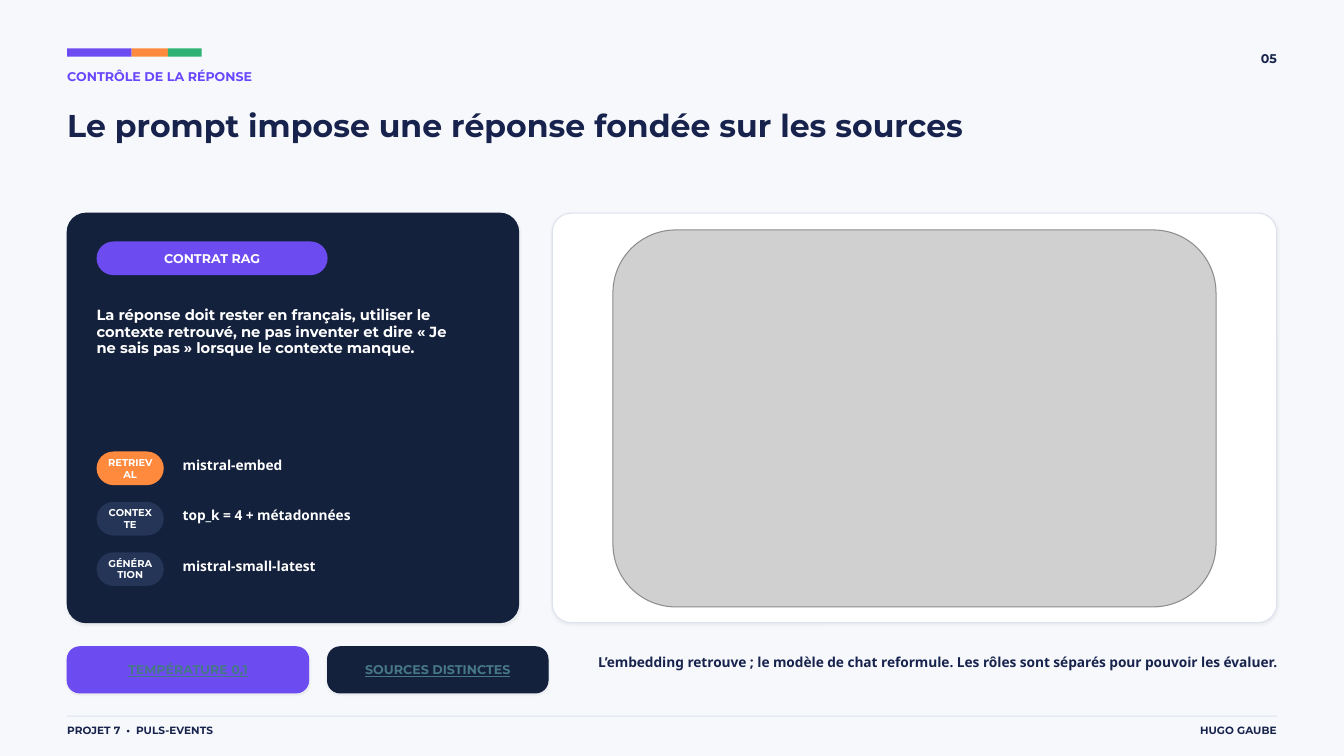
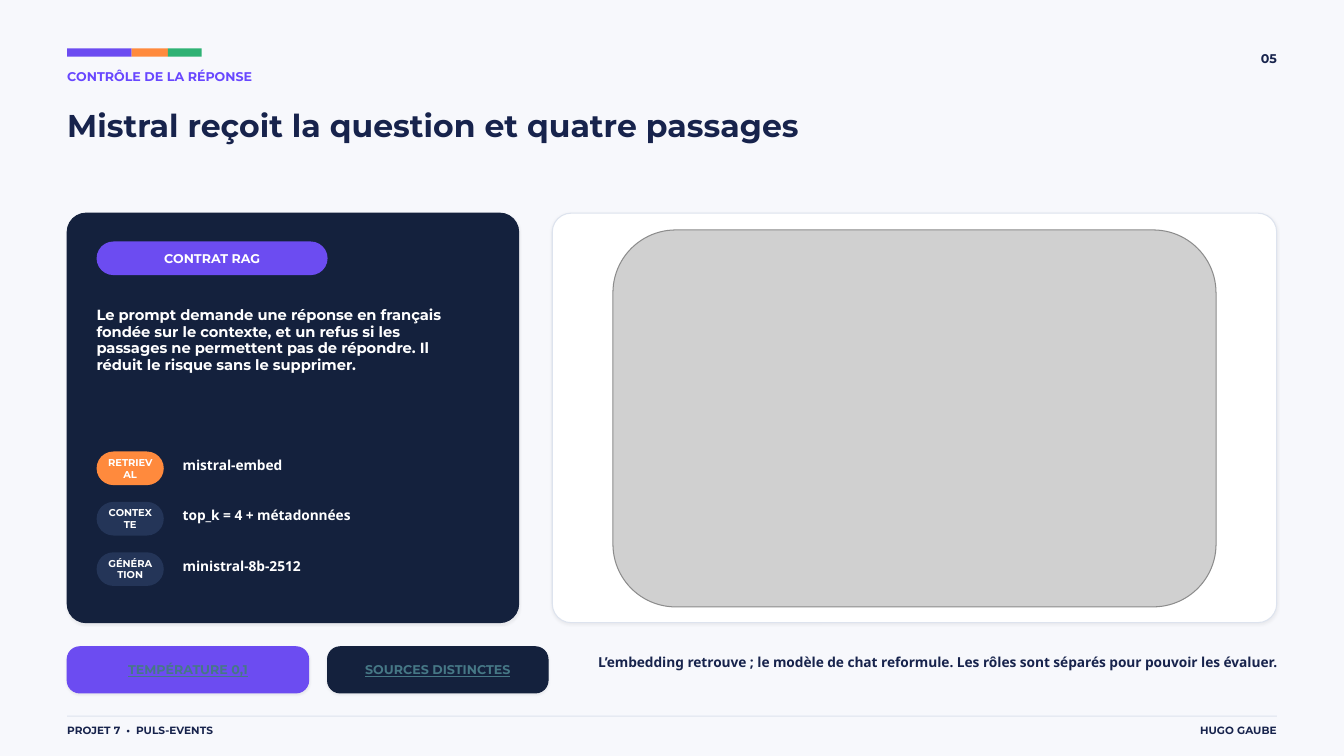
Before and after one commit to hgbe-GH/Projet7, a slide deck: slide 5 of outputs/openagenda-rag-soutenance.pptx. Drawn at 1344x756 pixels with LibreOffice and Linux fonts; fonts in the diff are those of the drawing; grey boxes stand for pictures. Boxes give left, top, right and bottom in pixels: in the first picture for what was removed or moved away, otherwise in the second. Text is boxed around its words. In the diff, an @@ line names an element or a change of style, - is before the commit and + after.

```diff
--- a/outputs/openagenda-rag-soutenance.pptx
+++ b/outputs/openagenda-rag-soutenance.pptx
@@ text at (x1=67, y1=112, x2=799, y2=145): text changed @@
-Le prompt impose une réponse fondée sur les sources
+Mistral reçoit la question et quatre passages
@@ text at (x1=97, y1=308, x2=441, y2=373): text changed @@
-La réponse doit rester en français, utiliser le contexte retrouvé, ne pas inventer et dire « Je ne sais pas » lorsque le contexte manque.
+Le prompt demande une réponse en français fondée sur le contexte, et un refus si les passages ne permettent pas de répondre. Il réduit le risque sans le supprimer.
@@ text at (x1=183, y1=560, x2=301, y2=571): text changed @@
-mistral-small-latest
+ministral-8b-2512
```
Also in this commit, not shown: 11 other slides changed, 53 other files.
